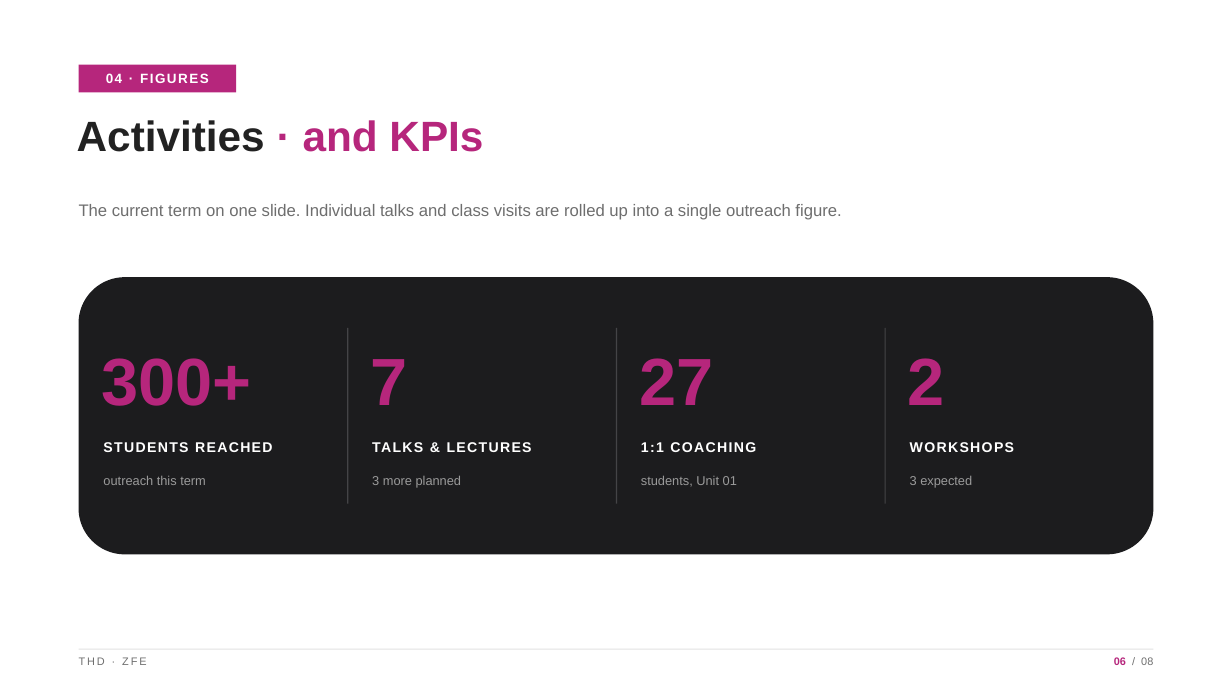
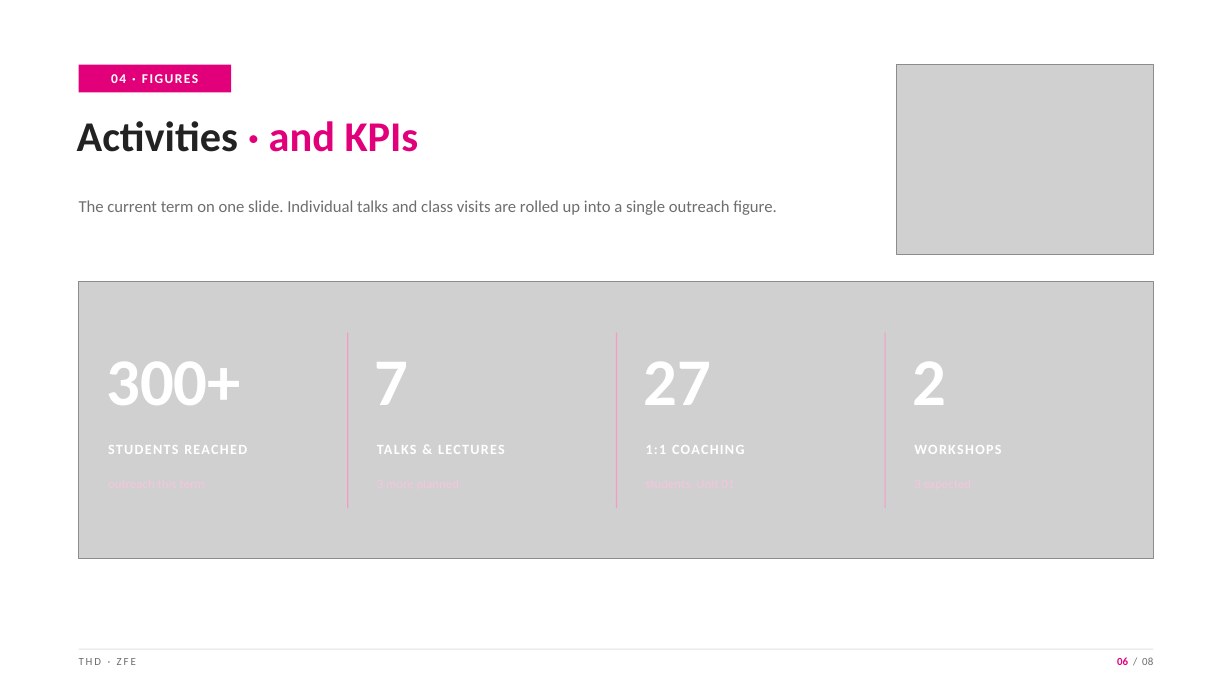
Before and after one commit to MohdAbuRezeq/angrybirds, a slide deck: slide 6 of presentation/ECRI_Faculty_Board_Briefing_ZfE.pptx. Drawn at 1232x693 pixels with LibreOffice and Linux fonts; fonts in the diff are those of the drawing; grey boxes stand for pictures. Boxes give left, top, right and bottom in pixels: in the first picture for what was removed or moved away, otherwise in the second. Text is boxed around its words. In the diff, an @@ line names an element or a change of style, - is before the commit and + after.

```diff
--- a/presentation/ECRI_Faculty_Board_Briefing_ZfE.pptx
+++ b/presentation/ECRI_Faculty_Board_Briefing_ZfE.pptx
@@ rectangle: place and size @@
-rectangle at (79,65,237,92)
+rectangle at (79,65,231,92)
@@ rectangle at (79,65,231,92): fill #B6267C to #E2007A @@
@@ picture added at (897,65,1153,254) @@
@@ text "Activities · and KPIs" at (77,121,419,152): font Arial to Calibri; text colour #B6267C to #E2007A in "· and KPIs" @@
@@ font Arial to Calibri in 7 elements at (79,658,136,665), (108,445,247,454), (377,445,505,454), (646,445,745,454), (914,445,1001,454), (111,74,198,83), (79,200,776,215) @@
@@ rounded rectangle removed at (79,277,1153,555) @@
@@ picture added at (79,282,1153,559) @@
@@ font Arial to Calibri, text colour #B6267C to #FFFFFF in 4 elements at (106,362,240,405), (375,362,409,405), (644,362,712,405), (912,362,946,405) @@
@@ 3 rectangles: place and size @@
-3 rectangles at (348,328,885,504)
+3 rectangles at (348,333,885,508)
@@ fill #444447 to #F49CC6 in 3 elements at (348,333,348,508), (616,333,617,508), (884,333,885,508) @@
@@ text removed at (103,476,206,485) @@
-outreach this term
@@ text removed at (372,476,462,488) @@
-3 more planned
@@ text removed at (641,476,737,486) @@
-students, Unit 01
@@ text removed at (910,476,972,488) @@
-3 expected
@@ text "06 / 08" at (1117,657,1153,665): font Arial to Calibri; text colour #B6267C to #E2007A in "06" @@
```
Also in this commit, not shown: 7 other slides changed, 1 other file.
